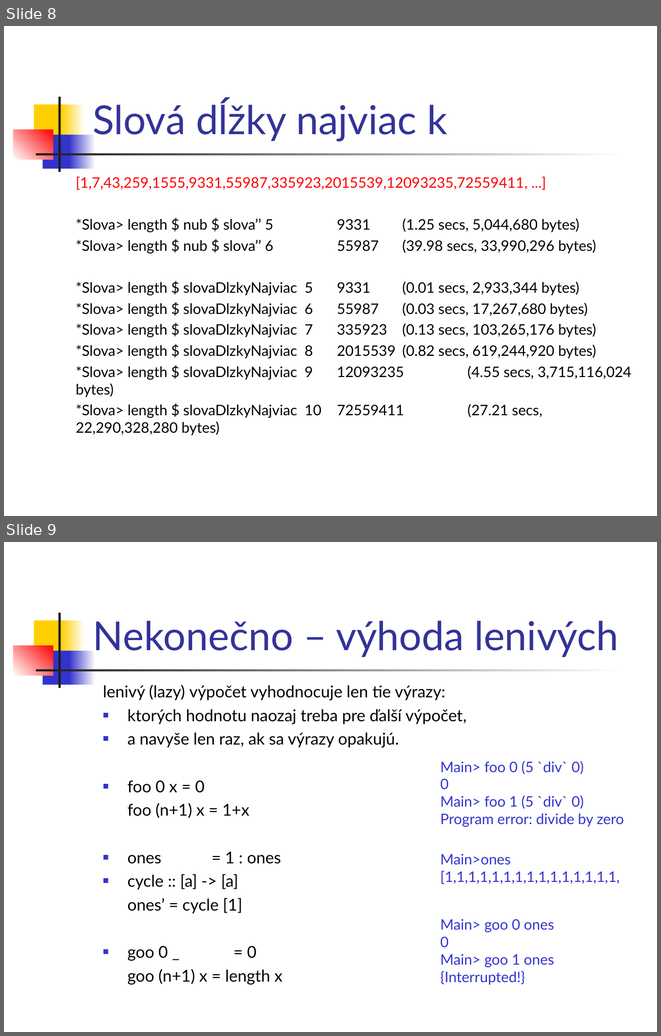
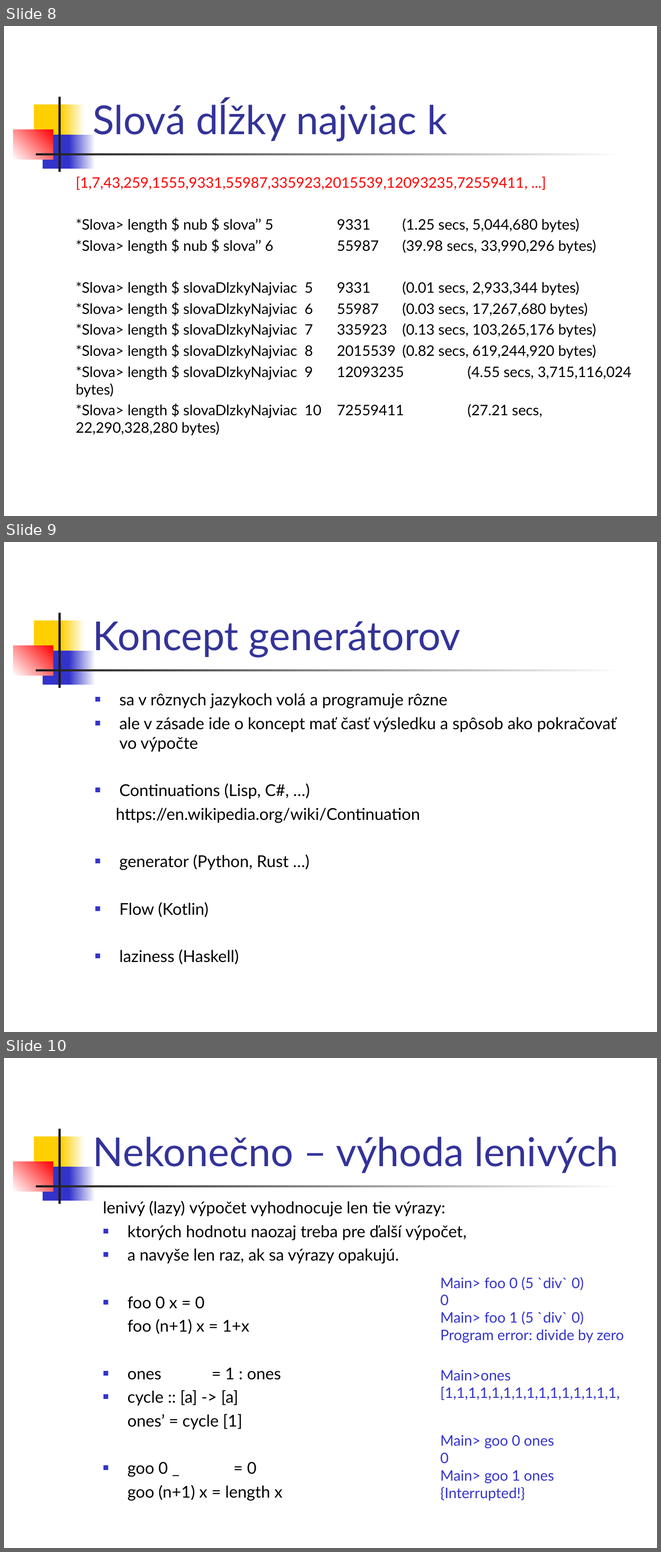
Before and after one commit to paradigmy/Prednasky, a slide deck: 09/funkcionalne4.ppt. Shown one above the other, each under a label of ours: slides 8 and 9 before the commit, slides 8, 9 and 10 after it. The pictures are 661x1036 and 661x1552 pixels, drawn with LibreOffice and Linux fonts; fonts in the diff are those of the drawing. Boxes give left, top, right and bottom in pixels: in the first picture for what was removed or moved away, otherwise in the second. Text is boxed around its words. In the diff, an @@ line names an element or a change of style, - is before the commit and + after.

```diff
--- a/09/funkcionalne4.ppt
+++ b/09/funkcionalne4.ppt
@@ slide 9 added at [4,542,657,1032], background #FFFFFF; not listed: 7 template elements that a slide beside it also shows @@
@@ title added at [93,621,461,657], 44 pt, text #333399 @@
+Koncept generátorov
@@ text added at [116,693,617,964], 18 pt, text #000000 @@
+■ sa v rôznych jazykoch volá a programuje rôzne
+■ ale v zásade ide o koncept mať časť výsledku a spôsob ako pokračovať vo výpočte
+■ Continuations (Lisp, C#, …)
+https://en.wikipedia.org/wiki/Continuation
+■ generator (Python, Rust …)
+■ Flow (Kotlin)
+■ laziness (Haskell)
@@ what was slide 9 is now slide 10 @@
```
Also in this commit, not shown: 1 other slide added, 2 other files.
